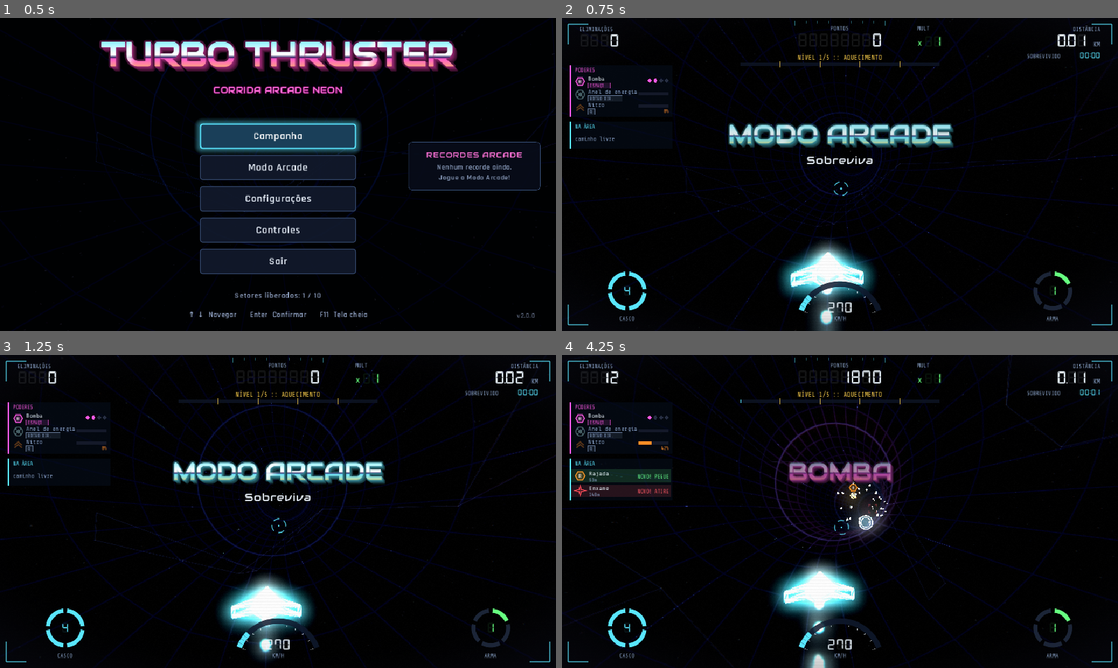
Above: before the commit, frames 1-4 (two rows, left to right).
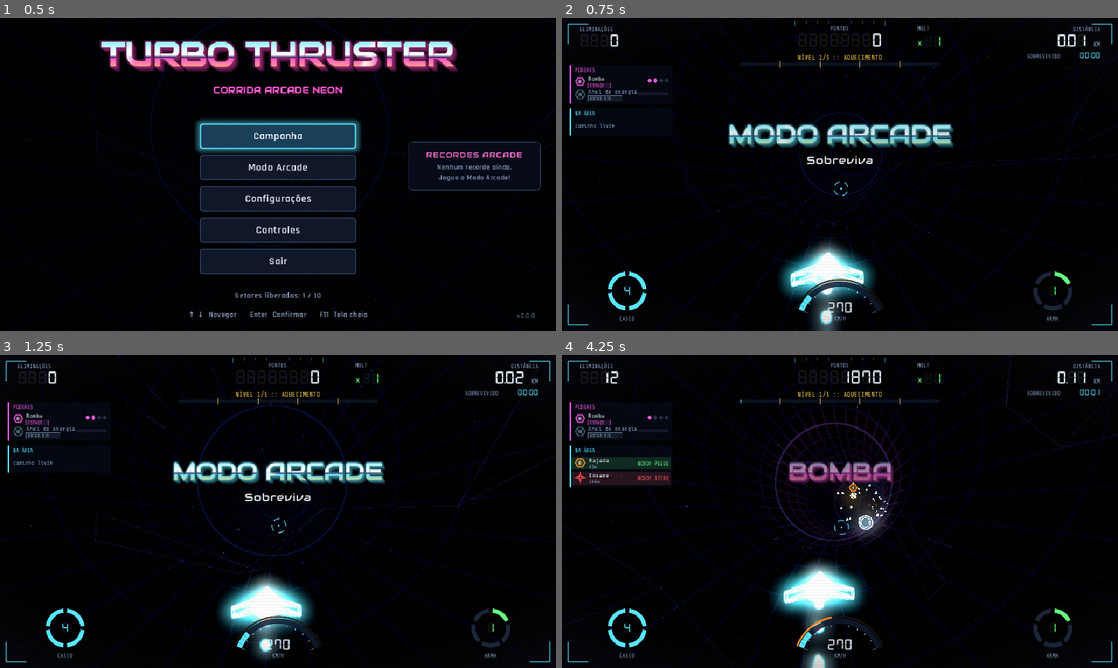
Above: after the commit, the same moments.

Repository: matthfaria96/turbo-thruster
Game: Godot game, scene res://main.tscn
The game is run twice, just before and just after one commit, with the same random seed, the same clock (stepped at 60 frames per second) and the same inputs.
Inputs (mouse positions are in pixels of both pictures, inside the frame that each line leads up to):
- Up to frame 1 (0.5 s): no input
- Up to frame 2 (0.75 s): click "Modo Arcade" at 0.5 s
- Up to frame 3 (1.25 s): no input
- Up to frame 4 (4.25 s): tap Enter (ui_accept) at 1.25, 1.52, 2.27, 3.77 s; move the mouse to (962, 495) at 1.27 s; hold D (move_right) 1.28-2.03 s; hold Q (nitro) 1.28-2.03 s; click (962, 495) at 1.42 s; tap Space (special) at 1.55, 2.1, 3.05 s; move the mouse to (728, 527) at 2.02 s; hold Down (ui_down) 2.03-2.78 s; tap Q (nitro) at 2.3, 3.8 s; move the mouse to (895, 442) at 2.77 s; hold D (move_right) 2.78-3.53 s; hold Shift (charge) 2.78-3.53 s; move the mouse to (812, 574) at 3.52 s; hold Up (ui_up) from 3.53 s (still down); tap J (fire) at 3.6 s; click (812, 574) at 3.67 s

Frame 1 is identical in both runs. In frame 2, 0.4% of the frame differs, in the area x 1-56%, y 27-90%; in frame 3, 0.4%; in frame 4, 2.1%, in the area x 1-51%, y 27-94%.

Commit message:
feat: nitro gauge as a thin arc on the speedometer
The nitro meter leaves the side panel and becomes a thin orange arc
just outside the blue speed arc: it fills with energy, pulses with a Q
tag when ready and drains while the boost is active.

Co-Authored-By: Claude Opus 5.5 <noreply@anthropic.com>

Diff:
--- a/src/game/game.gd
+++ b/src/game/game.gd
@@ -243,7 +243,8 @@
 		"act": director.index, "acts": director.count, "act_title": director.title,
 		"reticle": _reticle_screen_pos(), "bank": player.bank_amount(), "hazard": _hazard_ahead(),
 		"elapsed": elapsed, "arcade": is_arcade(), "boss_ratio": boss_ratio(),
-		"slow": time_scale < 0.99, "power": powerups.active_label(), "specials": player.specials}
+		"slow": time_scale < 0.99, "power": powerups.active_label(), "specials": player.specials,
+		"nitro": player.nitro, "nitro_t": player.nitro_t}
 
 
 # --------------------------------------------------------------- state flow
--- a/src/game/hud_feed.gd
+++ b/src/game/hud_feed.gd
@@ -18,11 +18,6 @@
 		{"icon": "charge", "name": "Anel de energia", "key": "BOTÃO DIR.", "color": Color(0.75, 1.0, 1.0),
 			"ratio": p.charge, "ready": p.charge >= 1.0, "label": "PRONTO!" if p.charge >= 1.0 else ""},
 	]
-	var nitro_ready := p.nitro >= 1.0
-	rows.append({"icon": "nitro", "name": "Nitro" + (" ATIVO" if p.nitro_t > 0.0 else ""), "key": "Q",
-		"color": Player.NITRO_COLOR, "ready": nitro_ready or p.nitro_t > 0.0,
-		"ratio": p.nitro_t / Player.NITRO_TIME if p.nitro_t > 0.0 else p.nitro,
-		"label": "%ds" % ceili(p.nitro_t) if p.nitro_t > 0.0 else ("PRONTO!" if nitro_ready else "%d%%" % int(p.nitro * 100.0))})
 	var timed := [["shield", p.shield_t, 10.0], ["rapid", p.rapid_t, 9.0], ["missile", pu.missile_t, PowerUps.MISSILE_TIME],
 		["slow", pu.slow_t, PowerUps.SLOW_TIME], ["magnet", pu.magnet_t, PowerUps.MAGNET_TIME],
 		["laser", pu.laser_t, PowerUps.LASER_TIME]]
--- a/src/ui/cockpit_gauges.gd
+++ b/src/ui/cockpit_gauges.gd
@@ -189,6 +189,7 @@
 		var inner := 80.0 if i % 5 == 0 else 85.0
 		draw_line(_p(center + Vector2(cos(a), sin(a)) * inner), _p(center + Vector2(cos(a), sin(a)) * 89.0),
 			Color(WHITE, 0.6), 1.5 * _k)
+	_draw_nitro_arc(center, start, finish)
 	var charge := float(state.charge)
 	if charge > 0.0:
 		_arc(center, 72, start, lerpf(start, finish, charge), WHITE if charge >= 1.0 else Color(0.8, 1, 1), 6)
@@ -196,6 +197,25 @@
 	_label(center + Vector2(0, -12), "KM/H", 12, DIM)
 	if charge >= 1.0:
 		_label(center + Vector2(0, -78), "> SOLTE! <", 14, WHITE)
+
+
+## Thin orange arc just outside the speed arc: fills with nitro energy,
+## pulses with a "Q" tag when ready, drains while the boost is active.
+func _draw_nitro_arc(center: Vector2, start: float, finish: float) -> void:
+	var orange := Player.NITRO_COLOR
+	var active := float(state.get("nitro_t", 0.0)) > 0.0
+	var ratio := float(state.nitro_t) / Player.NITRO_TIME if active else float(state.get("nitro", 0.0))
+	var ready := not active and ratio >= 1.0
+	_arc(center, 106, start, finish, Color(0.12, 0.08, 0.04, 0.8), 4)
+	if ratio > 0.0:
+		var glow := 1.0 + (0.35 * sin(_t * 10.0) if ready or active else 0.0)
+		_arc(center, 106, start, lerpf(start, finish, ratio), Color(orange * glow, 1.0), 4)
+	if ready:
+		var tip := center + Vector2(cos(finish), sin(finish)) * 106.0
+		var pulse := 0.75 + 0.25 * sin(_t * 8.0)
+		_label(tip + Vector2(18, 4), "Q", 15, Color(orange, pulse), HORIZONTAL_ALIGNMENT_CENTER, 30)
+	elif active:
+		_label(center + Vector2(0, -122), "NITRO", 12, orange)
 
 
 func _draw_ring_gauge(center: Vector2, label: String, value: int, maximum: int, color: Color,
